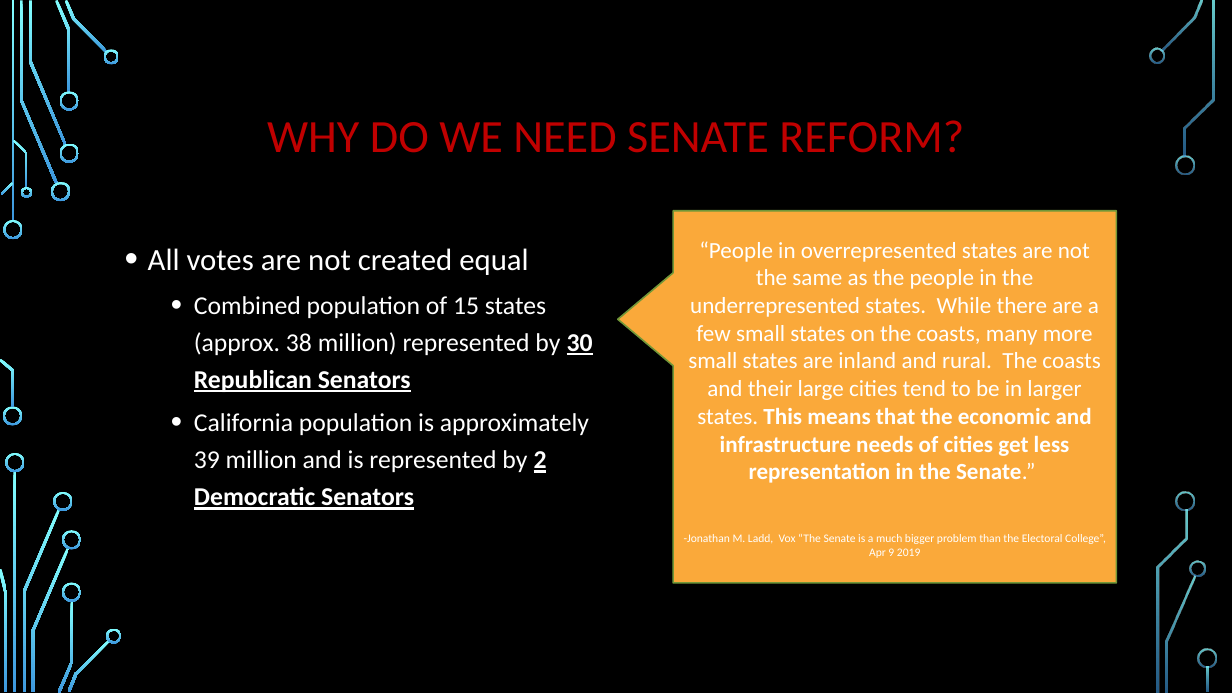
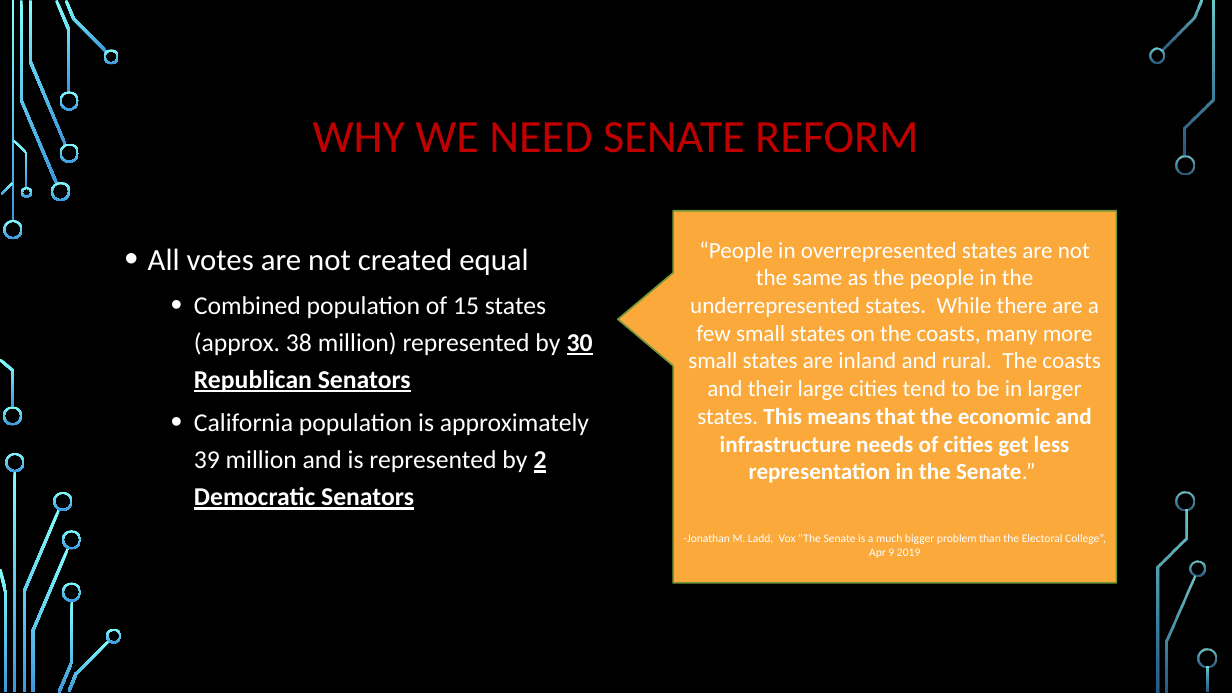
Before and after one commit to isabelle-sanford/senate-analysis, a slide deck: slide 3 of Senate_Salamanders_Slide.pptx. Drawn at 1232x693 pixels with LibreOffice and Linux fonts; fonts in the diff are those of the drawing; background and template pictures are left out. Boxes give left, top, right and bottom in pixels: in the first picture for what was removed or moved away, otherwise in the second. Text is boxed around its words. In the diff, an @@ line names an element or a change of style, - is before the commit and + after.

```diff
--- a/Senate_Salamanders_Slide.pptx
+++ b/Senate_Salamanders_Slide.pptx
@@ title at bbox=[313, 122, 918, 153]: text changed @@
-WHY DO WE NEED SENATE REFORM?
+WHY WE NEED SENATE REFORM
```
Also in this commit, not shown: 2 other slides changed, 2 slides added, 2 slides removed, 2 other files.
